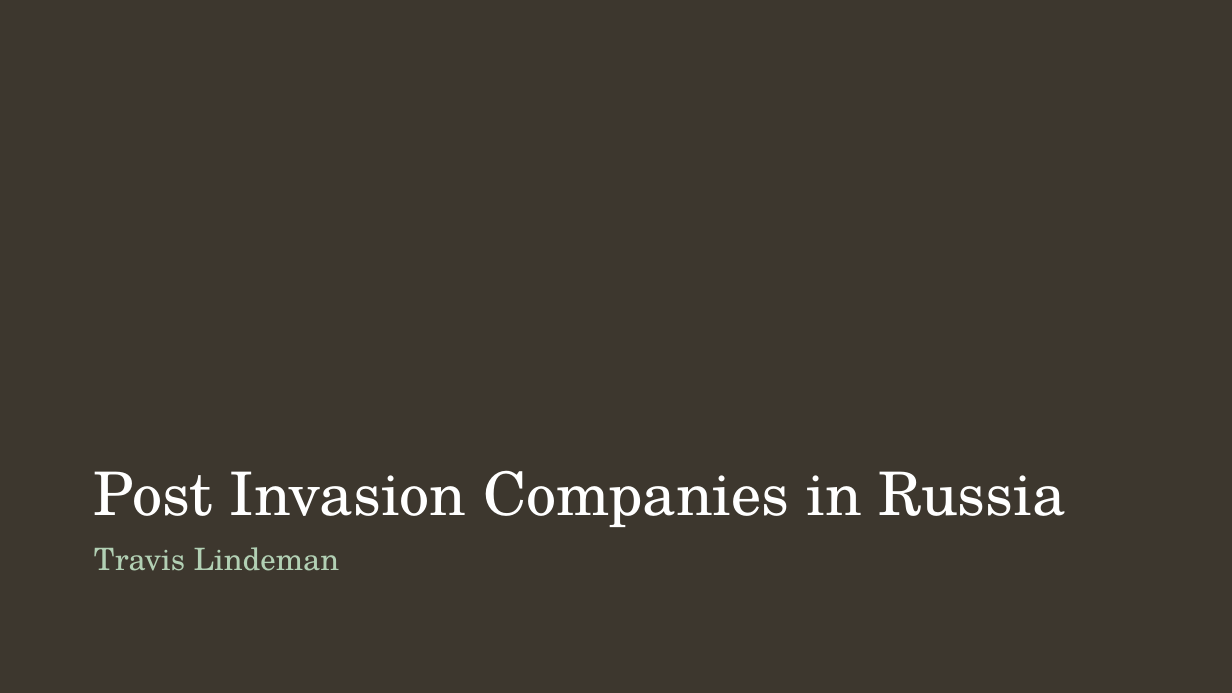
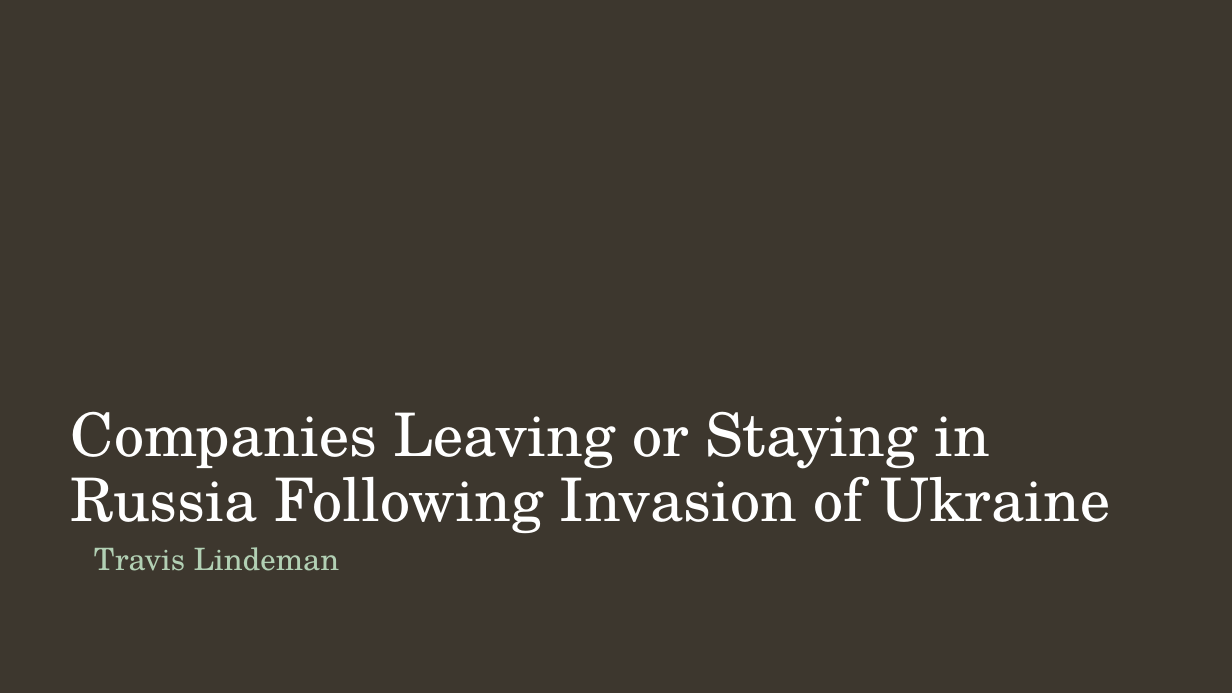
Before and after one commit to tralinde/companies_in_russia, a slide deck: slide 1 of ppt/Companies in Russia After Ukrainian Invasion.pptx. Drawn at 1232x693 pixels with LibreOffice and Linux fonts; fonts in the diff are those of the drawing; background and template pictures are left out. Boxes give left, top, right and bottom in pixels: in the first picture for what was removed or moved away, otherwise in the second. Text is boxed around its words. In the diff, an @@ line names an element or a change of style, - is before the commit and + after.

```diff
--- a/ppt/Companies in Russia After Ukrainian Invasion.pptx
+++ b/ppt/Companies in Russia After Ukrainian Invasion.pptx
@@ title at (71,411,1110,533): text changed @@
-Post Invasion Companies in Russia
+Companies Leaving or Staying in Russia Following Invasion of Ukraine
```
Also in this commit, not shown: 4 other slides changed, 4 slides added, 6 slides removed, 18 other files.
